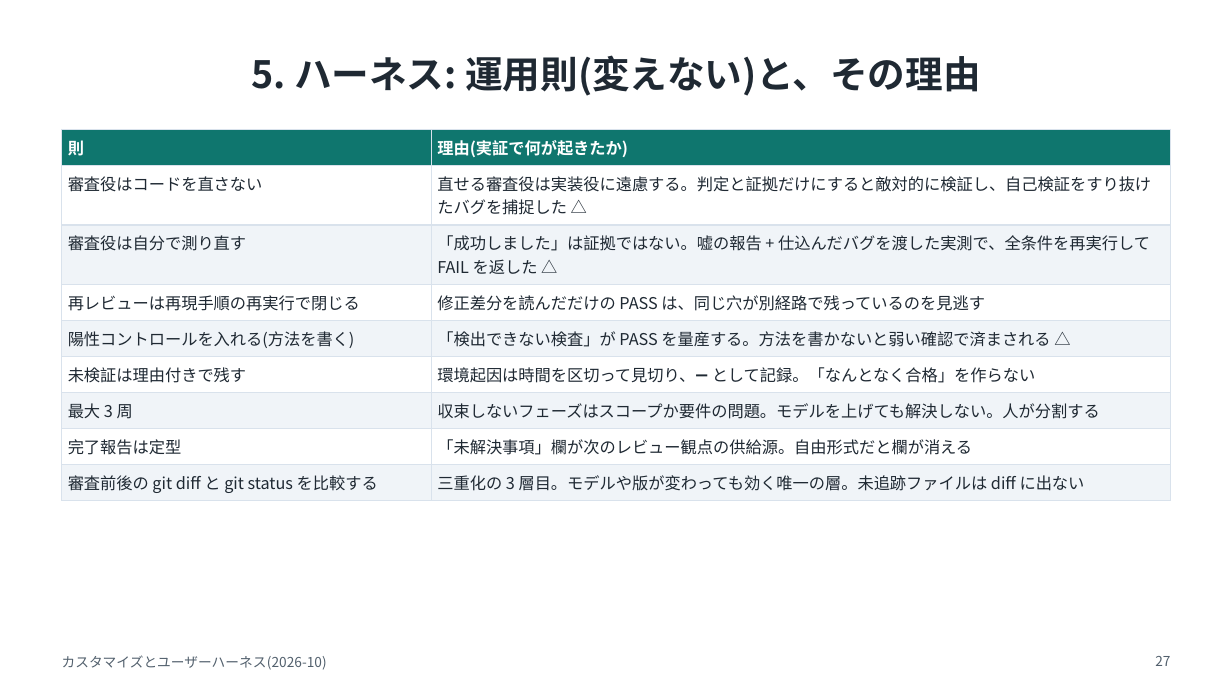
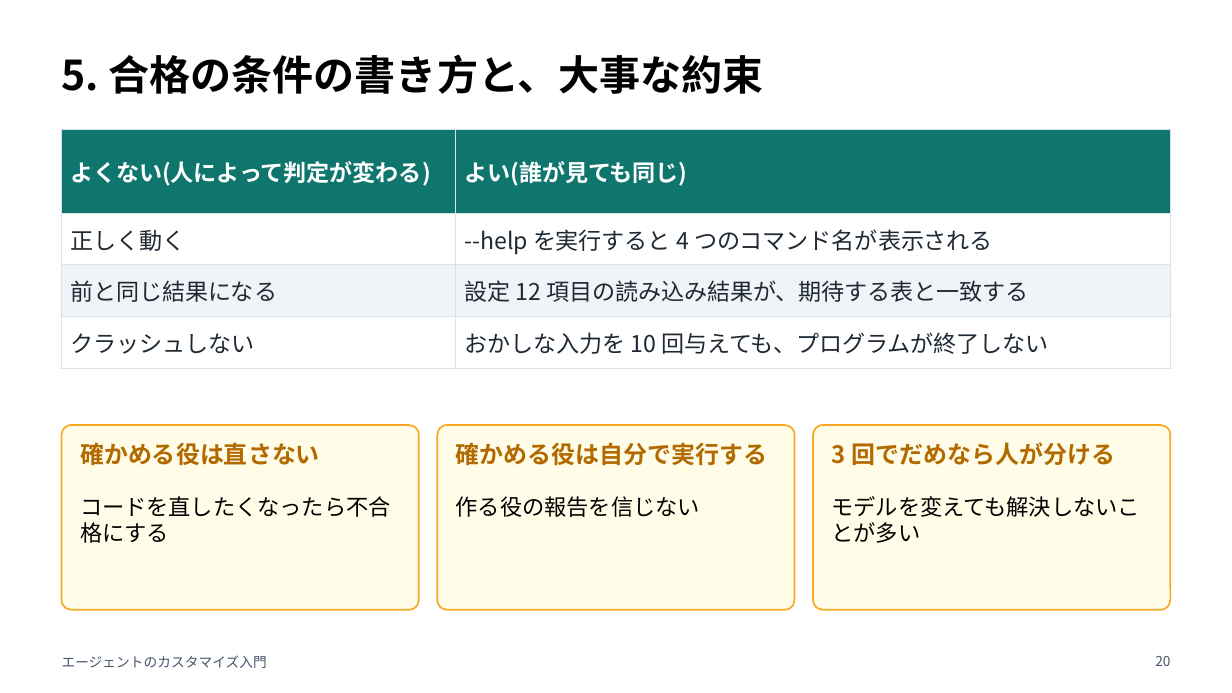
Before and after one commit to noxitro/agent-toolkit, a slide deck: slide 20 of docs/copilot-harness/customize/slides/customize-guide.pptx (slide 27 before the commit). Drawn at 1232x693 pixels with LibreOffice and Linux fonts; fonts in the diff are those of the drawing. Boxes give left, top, right and bottom in pixels: in the first picture for what was removed or moved away, otherwise in the second. Text is boxed around its words. In the diff, an @@ line names an element or a change of style, - is before the commit and + after.

```diff
--- a/docs/copilot-harness/customize/slides/customize-guide.pptx
+++ b/docs/copilot-harness/customize/slides/customize-guide.pptx
@@ title at (62,54,764,94): text changed; size 22 to 24 pt; text colour #1F2933 to #000000 @@
-5. ハーネス: 運用則(変えない)と、その理由
+5. 合格の条件の書き方と、大事な約束
@@ table at (62,129,1170,358) @@
-row 1: 則 | 理由(実証で何が起きたか)
-row 2: 審査役はコードを直さない | 直せる審査役は実装役に遠慮する。判定と証拠だけにすると敵対的に検証し、自己検証をすり抜けたバグを捕捉した △
-row 3: 審査役は自分で測り直す | 「成功しました」は証拠ではない。嘘の報告 + 仕込んだバグを渡した実測で、全条件を再実行して FAIL を返した △
-row 4: 再レビューは再現手順の再実行で閉じる | 修正差分を読んだだけの PASS は、同じ穴が別経路で残っているのを見逃す
-row 5: 陽性コントロールを入れる(方法を書く) | 「検出できない検査」が PASS を量産する。方法を書かないと弱い確認で済まされる △
-row 6: 未検証は理由付きで残す | 環境起因は時間を区切って見切り、➖ として記録。「なんとなく合格」を作らない
-row 7: 最大 3 周 | 収束しないフェーズはスコープか要件の問題。モデルを上げても解決しない。人が分割する
-row 8: 完了報告は定型 | 「未解決事項」欄が次のレビュー観点の供給源。自由形式だと欄が消える
-row 9: 審査前後の git diff と git status を比較する | 三重化の 3 層目。モデルや版が変わっても効く唯一の層。未追跡ファイルは diff に出ない
+row 1: よくない(人によって判定が変わる) | よい(誰が見ても同じ)
+row 2: 正しく動く | --help を実行すると 4 つのコマンド名が表示される
+row 3: 前と同じ結果になる | 設定 12 項目の読み込み結果が、期待する表と一致する
+row 4: クラッシュしない | おかしな入力を 10 回与えても、プログラムが終了しない
@@ rounded rectangle added at (62,425,419,610), fill #FFFDE7, outline #F9A825 1 pt @@
@@ text added at (80,442,320,465), 14 pt, text #B26A00, bold @@
+確かめる役は直さない
@@ rounded rectangle added at (437,425,795,610), fill #FFFDE7, outline #F9A825 1 pt @@
@@ text added at (456,442,768,466), 14 pt, text #B26A00, bold @@
+確かめる役は自分で実行する
@@ rounded rectangle added at (813,425,1170,610), fill #FFFDE7, outline #F9A825 1 pt @@
@@ text added at (832,442,1115,465), 14 pt, text #B26A00, bold @@
+3 回でだめなら人が分ける
@@ text added at (80,496,391,543), 13 pt, text #000000 @@
+コードを直したくなったら不合格にする
@@ text added at (456,496,700,517), 13 pt, text #000000 @@
+作る役の報告を信じない
@@ text added at (832,496,1140,543), 13 pt, text #000000 @@
+モデルを変えても解決しないことが多い
@@ text at (62,655,267,668): text changed; text colour #52606D to #44546A @@
-カスタマイズとユーザーハーネス(2026-10)
+エージェントのカスタマイズ入門
@@ page number at (1155,656,1170,666): text changed; text colour #52606D to #44546A @@
-27
+20
```
Also in this commit, not shown: 4 other slides changed, 16 slides added, 31 slides removed, 5 other files.
